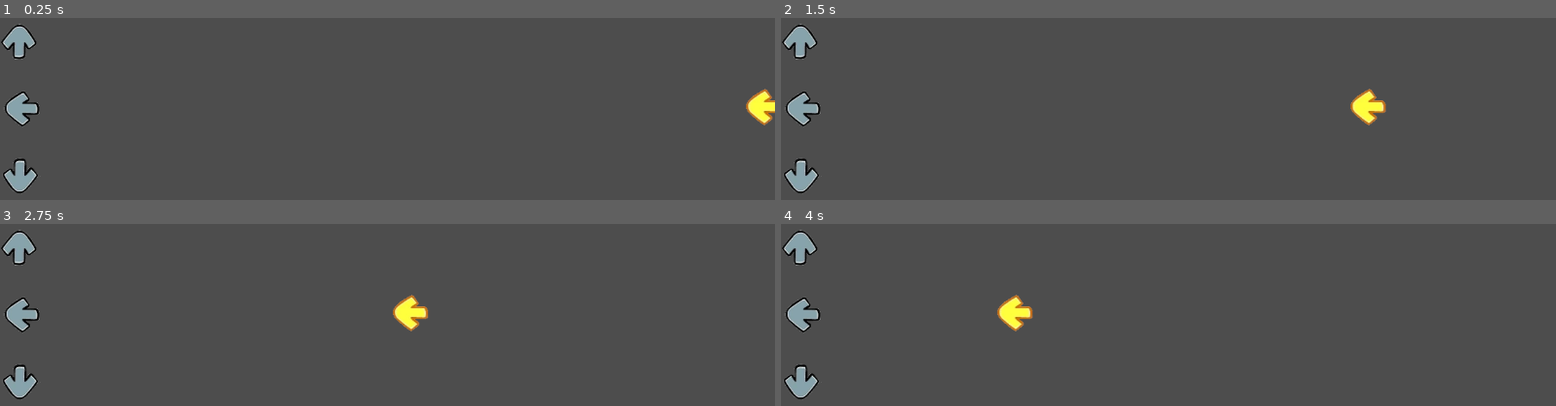
Above: before the commit, frames 1-4 (two rows, left to right).
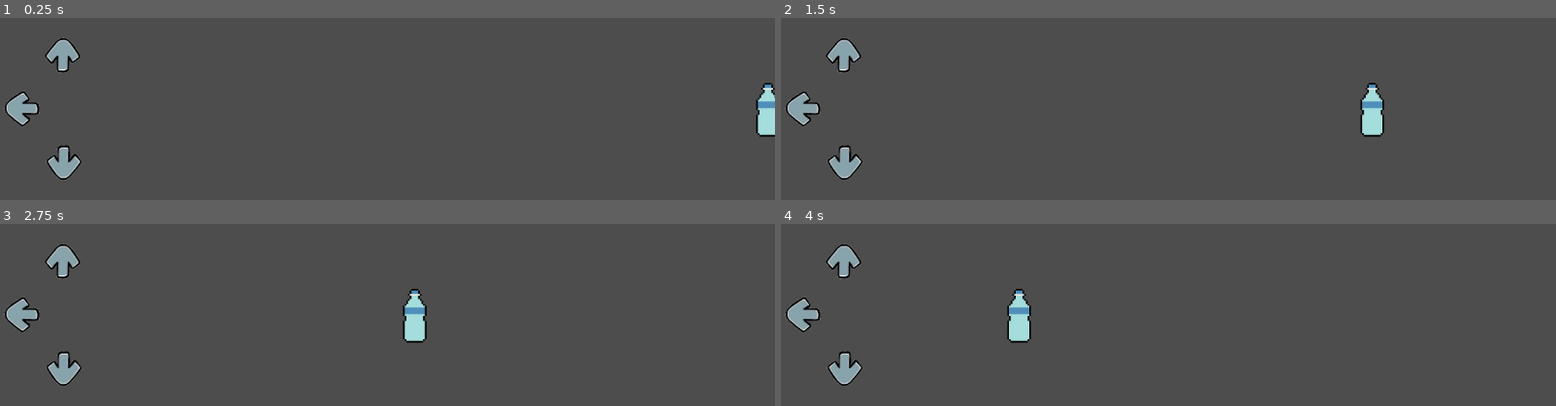
Above: after the commit, the same moments.

Repository: piperinnshall/wlgg-world-day
Game: Godot game, scene res://src/stages/stage_one.tscn
The game is run twice, just before and just after one commit, with the same random seed, the same clock (stepped at 60 frames per second) and the same inputs.
Inputs:
- Up to frame 1 (0.25 s): no input
- Up to frame 2 (1.5 s): no input
- Up to frame 3 (2.75 s): no input
- Up to frame 4 (4 s): no input

The runs differ from the first frame. In frame 1, 2.8% of the frame differs, in the area x 0-100%, y 3-97%; in frame 2, 2.9%; in frame 3, 2.9%, in the area x 0-56%, y 3-97%; in frame 4, 2.9%.

Commit message:
feat: Add moving custom sprites

Diff:
--- a/src/nodes/key_moving.tscn
+++ b/src/nodes/key_moving.tscn
@@ -1,13 +1,12 @@
-[gd_scene load_steps=3 format=3 uid="uid://cuauiothj2n12"]
+[gd_scene load_steps=3 format=3 uid="uid://7wim01rrxevd"]
 
-[ext_resource type="Texture2D" uid="uid://b0elu6pseod4b" path="res://assets/arrows.webp" id="1_wik0u"]
+[ext_resource type="Texture2D" uid="uid://j3re5503v5ss" path="res://assets/newSpritesGarbage.png" id="1_fac5w"]
 [ext_resource type="Script" uid="uid://b2q3obowfut2" path="res://src/scripts/key_moving.gd" id="2_l2fd5"]
 
 [node name="MovingKey" type="Sprite2D"]
-texture = ExtResource("1_wik0u")
-hframes = 4
+texture = ExtResource("1_fac5w")
+hframes = 3
 vframes = 3
-frame = 4
 script = ExtResource("2_l2fd5")
 
 [node name="Timer" type="Timer" parent="."]
--- a/src/scripts/key_listener.gd
+++ b/src/scripts/key_listener.gd
@@ -11,4 +11,4 @@
 func create_moving_key():
 	var km_inst = key_moving.instantiate()
 	get_tree().get_root().call_deferred("add_child", km_inst)
-	km_inst.setup(position.y)
+	km_inst.setup(frame + 4)
--- a/src/scripts/key_moving.gd
+++ b/src/scripts/key_moving.gd
@@ -3,6 +3,7 @@
 @export var move_speed: float = 3.5
 
 var pos_x = 610
+var pos_y = 0
 
 func _init():
 	set_process(false)
@@ -14,6 +15,9 @@
 		print($Timer.wait_time - $Timer.time_left)
 		$Timer.stop()
 
-func setup(target_y: float):
-	global_position = Vector2(pos_x, target_y)
+func setup(target_frame: int):
+	global_position = Vector2(pos_x, pos_y)
+	frame = target_frame
+	scale.x = 0.5
+	scale.y = 0.5
 	set_process(true)
--- a/src/stages/stage_one.tscn
+++ b/src/stages/stage_one.tscn
@@ -12,14 +12,15 @@
 key_name = "key_Q"
 
 [node name="KeyListenerDown" parent="." instance=ExtResource("1_r7fs1")]
-position = Vector2(-545, 100)
+position = Vector2(-480, 80)
 frame = 1
 key_name = "key_E"
 
 [node name="KeyListenerUp" parent="." instance=ExtResource("1_r7fs1")]
-position = Vector2(-545, -100)
+position = Vector2(-480, -80)
 frame = 2
 key_name = "key_W"
 
-[node name="KeyMoving" parent="." instance=ExtResource("2_sio3b")]
-position = Vector2(610, 0)
+[node name="MovingKey" parent="." instance=ExtResource("2_sio3b")]
+position = Vector2(618, -1)
+scale = Vector2(0.5, 0.5)
Not shown, added: assets/newSpritesGarbage.png.import
Not shown, added: assets/spritesgarbage.png.import
Not shown: 1 places in src/stages/stage_one.tscn that only renumber resources
